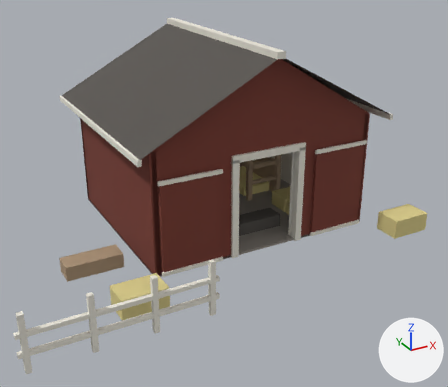
What one commit did to the glTF model projects/rv/assets/models/rv/rv_barn.gltf.
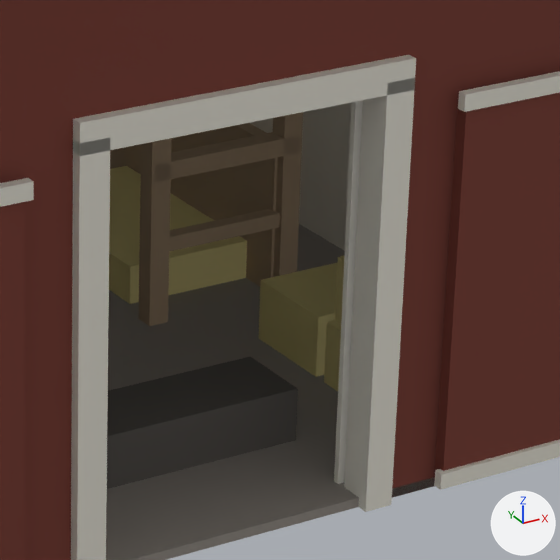
There are two pictures of each version: one whole from a camera (50 mm lens) standing at (-7.79, -14.51, 7.75) and looking at (-0.67, -1.56, 1.27), one close up on the part from 48% to 75% of the width and 34% to 65% of the height. The lights are fixed; the arrows at lower right show +X, +Y and +Z. The last two pictures show the newer version. Vertices at exactly the same position are counted once.

The first close-up shows 'RV_Barn'.
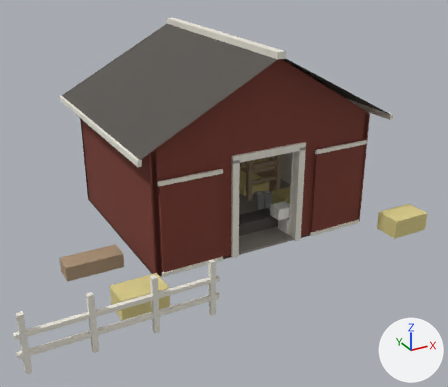
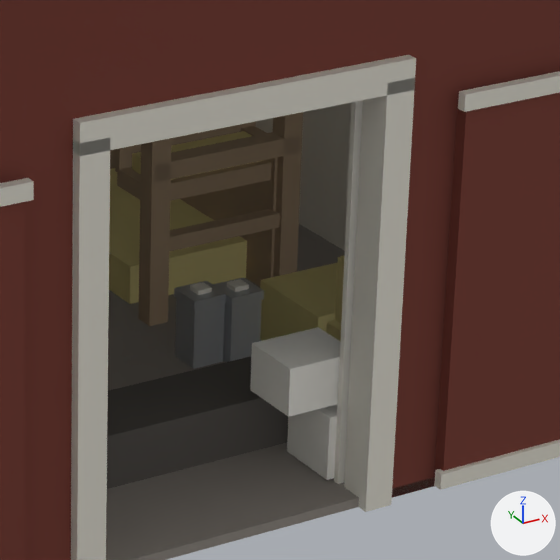
What differs and where, as boxes [x1, y1, x2, y2] in the close-ups (560 x 560 px):
part 1 of me_rv_barn, added: after [190, 282, 212, 295]
part 2 of me_rv_barn, added: after [227, 279, 249, 292]
part 3 of me_rv_barn, added (beige): after [117, 160, 271, 201]
part 4 of me_rv_barn, added: after [115, 121, 256, 173]
part 5 of me_rv_barn, added: after [132, 131, 263, 179]
part 6 of me_rv_barn, added: after [174, 277, 264, 369]
part 7 of me_rv_barn, added: after [250, 327, 340, 480]

What the commit changed:
Material 'barn_amber' (mat_barn_amber) is new.
Its base color is (0.66, 0.44, 0.16) (beige #d4b16f).
Its metallic is 0.02.
Its roughness is 0.75.
Material 'barn_red' (mat_barn_red) is new.
Its base color is (0.58, 0.14, 0.1) (red #c86959).
Its metallic is 0.05.
Its roughness is 0.6.
Material 'barn_steel' (mat_barn_steel) is new.
Its base color is (0.46, 0.48, 0.5) (grey #b5b8bc).
Its metallic is 0.55.
Its roughness is 0.4.
Material 'barn_white' (mat_barn_white) is new.
Its base color is (0.86, 0.84, 0.78) (white #efece5).
Its metallic is 0.02.
Its roughness is 0.7.
me_rv_barn is used by ob_rv_barn; location (0.0, 0.0, 0.0).
me_rv_barn had 540 vertices, 822 faces and spanned x -6.65..4.35, y -4.61..3.0, z -0.61..5.1.
me_rv_barn now has 948 vertices, 1434 faces and spans x -6.65..4.35, y -4.61..3.0, z -0.61..5.1.
me_rv_barn part 1: a new loose piece, a box spanning x 1.0..1.1, y -0.6..-0.5, z 0.52..0.56, in mat_barn_trim (white #ece8dd).
me_rv_barn part 2: a new loose piece, a box spanning x 1.23..1.33, y -0.67..-0.57, z 0.52..0.56, in mat_barn_trim (white #ece8dd).
me_rv_barn part 3: a new loose piece, a box spanning x 1.08..2.12, y 0.14..0.54, z 0.86..0.98, in mat_barn_wood (beige #ad9579).
me_rv_barn part 4: a new loose piece, a box spanning x 1.075..2.125, y 0.515..0.565, z 0.95..1.29, in mat_barn_wood (beige #ad9579).
me_rv_barn part 5: a new loose piece, a box spanning x 1.15..2.05, y 0.2..0.48, z 0.95..1.09, in mat_barn_hay (yellow #ddce8b).
me_rv_barn part 6: 40 vertices added at x 0.93..2.23, y -0.74..0.29, z 0.04..1.47.
me_rv_barn part 7: 32 vertices added at x 0.52..2.68, y -2.42..-1.94, z 0.08..0.85.
Other edits to the shape of me_rv_barn do not show in these pictures.
me_rv_barn gains material mat_barn_steel (grey #b5b8bc).
me_rv_barn gains material mat_barn_white (white #efece5).
me_rv_barn gains material mat_barn_red (red #c86959).
me_rv_barn gains material mat_barn_amber (beige #d4b16f).
